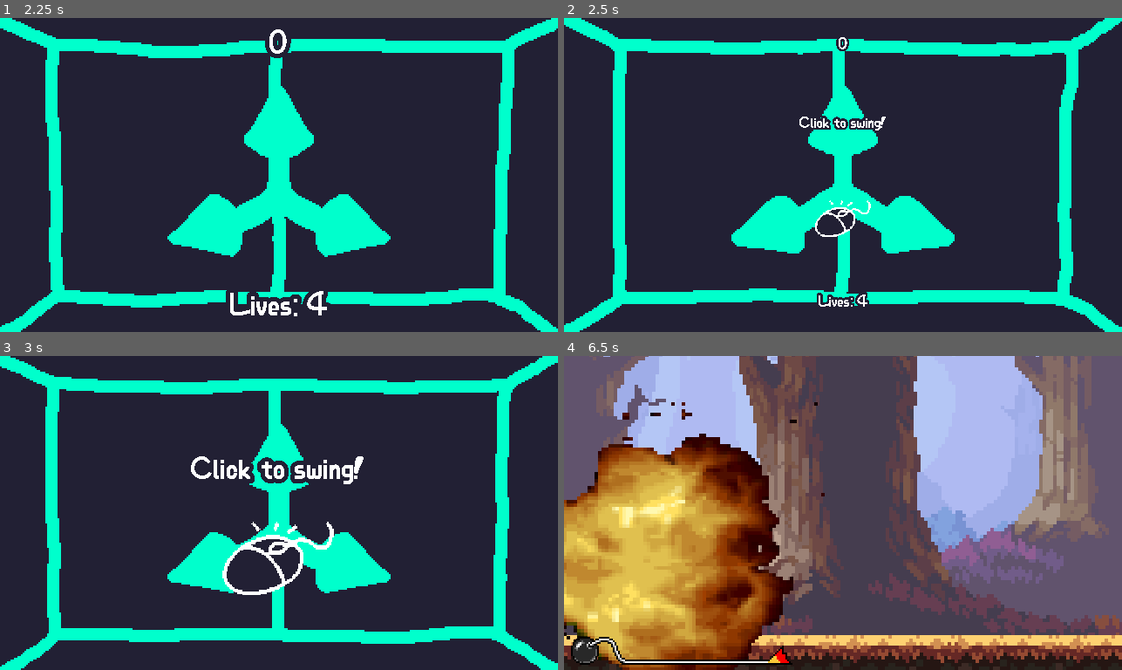
Above: before the commit, frames 1-4 (two rows, left to right).
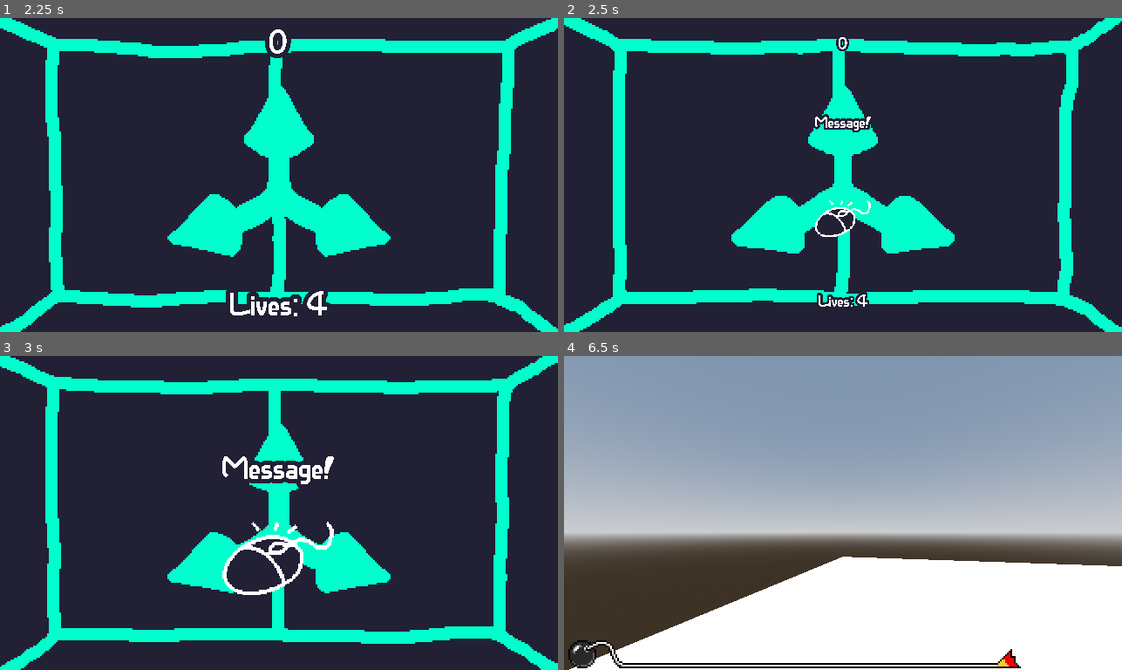
Above: after the commit, the same moments.

Repository: AHeathfield/macgdc-microgame-jam-2025
Game: Godot game, scene res://scenes/main/main.tscn
Same seed, same stepped clock (60 frames per second), same inputs: the game is played once before the commit and once after it. Sound files missing from this copy of the repository are replaced by a short silence.
Inputs (mouse positions are in pixels of both pictures, inside the frame that each line leads up to):
- Up to frame 1 (2.25 s): click "Start" at 0.5 s; tap Enter (ui_accept) at 1.25, 1.35, 1.52, 1.82, 2.1 s; move the mouse to (401, 159) at 1.27 s; hold D (keyboard_right) 1.28-2.03 s; click (401, 159) at 1.42 s; move the mouse to (167, 190) at 2.02 s; hold S (keyboard_down) from 2.03 s (still down); click (167, 190) at 2.17 s
- Up to frame 2 (2.5 s): keep holding S (keyboard_down); tap Enter (ui_accept) at 2.27 s
- Up to frame 3 (3 s): tap Enter (ui_accept) at 2.57, 2.75, 2.85 s; move the mouse to (334, 443) at 2.77 s; release S (keyboard_down) at 2.78 s; hold D (keyboard_right) from 2.78 s (still down); click (334, 443) at 2.92 s
- Up to frame 4 (6.5 s): tap Enter (ui_accept) at 3.5, 3.6, 3.77, 4.07, 4.25, 4.35, 4.52, 4.82, 5, 5.1, 5.27, 5.57, 5.75, 5.85 s; move the mouse to (815, 575) at 3.52 s; release D (keyboard_right) at 3.53 s; hold W (keyboard_up) 3.53-4.28 s; click (815, 575) at 3.67 s; move the mouse to (1010, 560) at 4.27 s; hold A (keyboard_left) 4.28-5.78 s; click (1010, 560) at 4.42 s; move the mouse to (675, 465) at 5.02 s; click (675, 465) at 5.17 s; move the mouse to (870, 513) at 5.77 s; hold S (keyboard_down) from 5.78 s (still down); click (870, 513) at 5.92 s

Frame 1 is identical in both runs. In frame 2, 0.3% of the frame differs, in the area x 42-58%, y 30-37%; in frame 3, 1.0%; in frame 4, 99%, in the area x 0-100%, y 0-100%.

Commit message:
Added basic player with very basic movement (limited to the GDC game input keys)

Diff:
--- /dev/null
+++ b/microgames/ZombieShooter/Scripts/player.gd
@@ -0,0 +1,57 @@
+extends CharacterBody3D
+
+@export var walking_speed : float
+@export var mouse_sens : float = 0.4
+## This adds a gradual increase and decrease to movement speed
+@export var lerp_speed : float = 15.0
+
+@onready var head = $head
+
+var current_speed = 5.0
+var jump_velocity = 4.5
+var direction : Vector3 = Vector3.ZERO
+
+func _ready() -> void:
+	# Locks the cursor in middle of screen and makes it invisible
+	Input.mouse_mode = Input.MOUSE_MODE_CAPTURED
+	mouse_sens /= 100 # just to work with more reasonable values
+
+
+# Runs this code when node is freed https://docs.godotengine.org/en/stable/classes/class_object.html#class-object-constant-notification-predelete
+func _notification(what):
+	if (what == NOTIFICATION_PREDELETE):
+		# Setting cursor back to normal once player goes bye bye
+		Input.mouse_mode = Input.MOUSE_MODE_VISIBLE
+
+
+func unhandled_input(event) -> void:
+	if event is InputEventMouseMotion:
+		# event.relative.x is the how much the mouse moves in the x direction, and this rotates the entire player
+		# We need to invert it since left and rights were mixed up
+		rotate_y(deg_to_rad(-event.relative.x * mouse_sens))
+		head.rotate_x(deg_to_rad(-event.relative.y * mouse_sens))
+		# This will clamp the rotation so we don't snap neck...
+		head.rotation.x = clamp(head.rotation.x, deg_to_rad(-89), deg_to_rad(89))
+
+
+func _physics_process(delta: float) -> void:
+	# Add the gravity.
+	if not is_on_floor():
+		velocity += get_gravity() * delta
+
+	# Handle jump.
+	if Input.is_action_just_pressed("ui_accept") and is_on_floor():
+		velocity.y = jump_velocity
+
+	# Get the input direction and handle the movement/deceleration.
+	var input_dir := Input.get_vector("keyboard_left", "keyboard_right", "keyboard_up", "keyboard_down")
+	# See lerp_speed for desc
+	direction = lerp(direction, (transform.basis * Vector3(input_dir.x, 0, input_dir.y)).normalized(), delta*lerp_speed)
+	if direction:
+		velocity.x = direction.x * current_speed
+		velocity.z = direction.z * current_speed
+	else:
+		velocity.x = move_toward(velocity.x, 0, current_speed)
+		velocity.z = move_toward(velocity.z, 0, current_speed)
+
+	move_and_slide()
--- /dev/null
+++ b/microgames/ZombieShooter/zombie_shooter.gd
@@ -0,0 +1,31 @@
+extends Microgame
+
+@onready var player: CharacterBody3D = $SubViewport/World/player
+
+func _ready() -> void:
+	super()
+	set_process_unhandled_input(true)
+
+
+# Because of the subview port, input events like this need to be handled here
+func _input(event):
+	# fix by ArdaE https://github.com/godotengine/godot/issues/17326#issuecomment-431186323
+	if event is InputEventMouse:
+		var mouseEvent = event.duplicate()
+		mouseEvent.position = get_global_transform_with_canvas().affine_inverse() * event.position
+		player.unhandled_input(mouseEvent)
+	else:
+		player.unhandled_input(event)
+
+
+func _process(delta: float) -> void:
+
+	var we_won := false
+	var we_lost := false
+
+
+	if we_won:
+		win_game.emit()
+
+	if we_lost:
+		lose_game.emit()
--- /dev/null
+++ b/microgames/ZombieShooter/zombie_shooter.tscn
@@ -0,0 +1,73 @@
+[gd_scene load_steps=9 format=3 uid="uid://3i5s37pnwpwc"]
+
+[ext_resource type="Script" uid="uid://cqwucx826k1ne" path="res://microgames/ZombieShooter/zombie_shooter.gd" id="1_7towe"]
+[ext_resource type="Script" uid="uid://defw17y5err6m" path="res://microgames/ZombieShooter/Scripts/player.gd" id="2_1rkq4"]
+[ext_resource type="PackedScene" uid="uid://ddhoio73023ba" path="res://scenes/main/bomb_timer/bomb_timer.tscn" id="2_pntch"]
+
+[sub_resource type="ViewportTexture" id="ViewportTexture_a21eq"]
+viewport_path = NodePath("SubViewport")
+
+[sub_resource type="ProceduralSkyMaterial" id="ProceduralSkyMaterial_1rkq4"]
+sky_horizon_color = Color(0.66224277, 0.6717428, 0.6867428, 1)
+ground_horizon_color = Color(0.66224277, 0.6717428, 0.6867428, 1)
+
+[sub_resource type="Sky" id="Sky_qfcj8"]
+sky_material = SubResource("ProceduralSkyMaterial_1rkq4")
+
+[sub_resource type="Environment" id="Environment_4tfu3"]
+background_mode = 2
+sky = SubResource("Sky_qfcj8")
+tonemap_mode = 2
+
+[sub_resource type="CapsuleShape3D" id="CapsuleShape3D_qfcj8"]
+
+[node name="ZombieShooter" type="Node2D" node_paths=PackedStringArray("bomb_timer")]
+process_mode = 1
+script = ExtResource("1_7towe")
+game_name = "Zombie Shooter"
+creator_name = "Aidan"
+game_description = "Don't let the zombies kill you."
+game_length = 10
+bomb_timer = NodePath("BombTimer")
+
+[node name="WorldView" type="Sprite2D" parent="."]
+position = Vector2(320, 180)
+texture = SubResource("ViewportTexture_a21eq")
+
+[node name="SubViewport" type="SubViewport" parent="."]
+size = Vector2i(640, 360)
+
+[node name="World" type="Node3D" parent="SubViewport"]
+
+[node name="stage" type="Node3D" parent="SubViewport/World"]
+
+[node name="CSGBox3D" type="CSGBox3D" parent="SubViewport/World/stage"]
+transform = Transform3D(1, 0, 0, 0, 1, 0, 0, 0, 1, 0, -0.5, 0)
+use_collision = true
+size = Vector3(20, 1, 20)
+
+[node name="env" type="Node3D" parent="SubViewport/World"]
+
+[node name="WorldEnvironment" type="WorldEnvironment" parent="SubViewport/World/env"]
+environment = SubResource("Environment_4tfu3")
+
+[node name="DirectionalLight3D" type="DirectionalLight3D" parent="SubViewport/World/env"]
+transform = Transform3D(-0.8660254, -0.43301278, 0.25, 0, 0.49999997, 0.86602545, -0.50000006, 0.75, -0.43301266, 0, 0, 0)
+shadow_enabled = true
+
+[node name="player" type="CharacterBody3D" parent="SubViewport/World"]
+script = ExtResource("2_1rkq4")
+walking_speed = 5.0
+mouse_sens = 10.0
+
+[node name="CollisionShape3D" type="CollisionShape3D" parent="SubViewport/World/player"]
+transform = Transform3D(1, 0, 0, 0, 1, 0, 0, 0, 1, 0, 1, 0)
+shape = SubResource("CapsuleShape3D_qfcj8")
+
+[node name="head" type="Node3D" parent="SubViewport/World/player"]
+transform = Transform3D(1, 0, 0, 0, 1, 0, 0, 0, 1, 0, 1.8, 0)
+
+[node name="Camera3D" type="Camera3D" parent="SubViewport/World/player/head"]
+
+[node name="BombTimer" parent="." instance=ExtResource("2_pntch")]
+position = Vector2(67, 354)
--- a/microgames/microgame_template/SurviveZombies.tscn
+++ /dev/null
@@ -1,59 +0,0 @@
-[gd_scene load_steps=8 format=3 uid="uid://3i5s37pnwpwc"]
-
-[ext_resource type="Script" uid="uid://cqwucx826k1ne" path="res://microgames/microgame_template/zombie_shooter.gd" id="1_a21eq"]
-[ext_resource type="PackedScene" uid="uid://ddhoio73023ba" path="res://scenes/main/bomb_timer/bomb_timer.tscn" id="2_j4uo5"]
-
-[sub_resource type="ProceduralSkyMaterial" id="ProceduralSkyMaterial_a21eq"]
-sky_horizon_color = Color(0.66224277, 0.6717428, 0.6867428, 1)
-ground_horizon_color = Color(0.66224277, 0.6717428, 0.6867428, 1)
-
-[sub_resource type="Sky" id="Sky_j4uo5"]
-sky_material = SubResource("ProceduralSkyMaterial_a21eq")
-
-[sub_resource type="Environment" id="Environment_awg42"]
-background_mode = 2
-sky = SubResource("Sky_j4uo5")
-tonemap_mode = 2
-
-[sub_resource type="ViewportTexture" id="ViewportTexture_a21eq"]
-viewport_path = NodePath("SubViewport")
-
-[sub_resource type="CapsuleMesh" id="CapsuleMesh_a21eq"]
-
-[node name="SurviveZombies" type="Node2D" node_paths=PackedStringArray("bomb_timer")]
-process_mode = 1
-script = ExtResource("1_a21eq")
-game_name = "Zombie Shooter"
-creator_name = "Aidan"
-game_description = "Don't let the zombies kill you."
-game_length = 10
-bomb_timer = NodePath("BombTimer")
-
-[node name="WorldEnvironment" type="WorldEnvironment" parent="."]
-environment = SubResource("Environment_awg42")
-
-[node name="DirectionalLight3D" type="DirectionalLight3D" parent="."]
-transform = Transform3D(-0.8660254, -0.43301278, 0.25, 0, 0.49999997, 0.86602545, -0.50000006, 0.75, -0.43301266, 0, 0, 0)
-shadow_enabled = true
-
-[node name="WorldView" type="Sprite2D" parent="."]
-position = Vector2(320, 180)
-texture = SubResource("ViewportTexture_a21eq")
-
-[node name="SubViewport" type="SubViewport" parent="."]
-size = Vector2i(640, 360)
-
-[node name="World" type="Node3D" parent="SubViewport"]
-
-[node name="Player" type="MeshInstance3D" parent="SubViewport/World"]
-transform = Transform3D(1, 0, 0, 0, 1, 0, 0, 0, 1, 0, 1.6706486, 0)
-mesh = SubResource("CapsuleMesh_a21eq")
-
-[node name="Camera3D" type="Camera3D" parent="SubViewport/World/Player"]
-transform = Transform3D(1, 0, 0, 0, 1, 0, 0, 0, 1, 0, 0.6811595, -0.36503583)
-
-[node name="CSGBox3D" type="CSGBox3D" parent="SubViewport/World"]
-size = Vector3(50, 1, 50)
-
-[node name="BombTimer" parent="." instance=ExtResource("2_j4uo5")]
-position = Vector2(67, 354)
--- a/microgames/microgame_template/zombie_shooter.gd
+++ /dev/null
@@ -1,18 +0,0 @@
-extends Microgame
-
-
-func _ready() -> void:
-	super()
-
-
-func _process(delta: float) -> void:
-
-	var we_won := false
-	var we_lost := false
-
-
-	if we_won:
-		win_game.emit()
-
-	if we_lost:
-		lose_game.emit()
--- a/scenes/main/main.tscn
+++ b/scenes/main/main.tscn
@@ -2,6 +2,7 @@
 
 [ext_resource type="Script" uid="uid://fmxyb7nonwew" path="res://scenes/main/main.gd" id="1_c1cp2"]
 [ext_resource type="Texture2D" uid="uid://e4lvvaf2h0ca" path="res://scenes/main/sprites/door_left.png" id="3_1sdq5"]
+[ext_resource type="PackedScene" uid="uid://3i5s37pnwpwc" path="res://microgames/ZombieShooter/zombie_shooter.tscn" id="3_ouso4"]
 [ext_resource type="Texture2D" uid="uid://bjbil5iohc57a" path="res://scenes/main/sprites/room.png" id="3_y1h6j"]
 [ext_resource type="Texture2D" uid="uid://c577jxgsebcnh" path="res://scenes/main/sprites/control.png" id="4_gv218"]
 [ext_resource type="Texture2D" uid="uid://2p5ui5c44pt4" path="res://scenes/main/sprites/door_right.png" id="4_wfv2r"]
@@ -9,7 +10,6 @@
 [ext_resource type="AudioStream" uid="uid://ctnvpdnbfg33b" path="res://scenes/main/sounds/music_win.wav" id="7_56n1x"]
 [ext_resource type="AudioStream" uid="uid://diam2nhqi5des" path="res://scenes/main/sounds/music_loss.wav" id="8_slq8a"]
 [ext_resource type="AudioStream" uid="uid://cfojwl07frk3h" path="res://scenes/main/sounds/music_next.wav" id="9_shbut"]
-[ext_resource type="PackedScene" uid="uid://blcsmx6jc2qwq" path="res://microgames/knight_game/knight_game.tscn" id="14_rofvo"]
 
 [sub_resource type="AtlasTexture" id="AtlasTexture_ca068"]
 atlas = ExtResource("3_1sdq5")
@@ -1160,7 +1160,7 @@
 
 [node name="Main" type="Node2D"]
 script = ExtResource("1_c1cp2")
-microgames = Array[PackedScene]([ExtResource("14_rofvo")])
+microgames = Array[PackedScene]([ExtResource("3_ouso4")])
 
 [node name="Room" type="Node2D" parent="."]
 z_index = 4095
Not shown, added: microgames/ZombieShooter/Scripts/player.gd.uid
Renamed: microgames/microgame_template/zombie_shooter.gd.uid -> microgames/ZombieShooter/zombie_shooter.gd.uid
